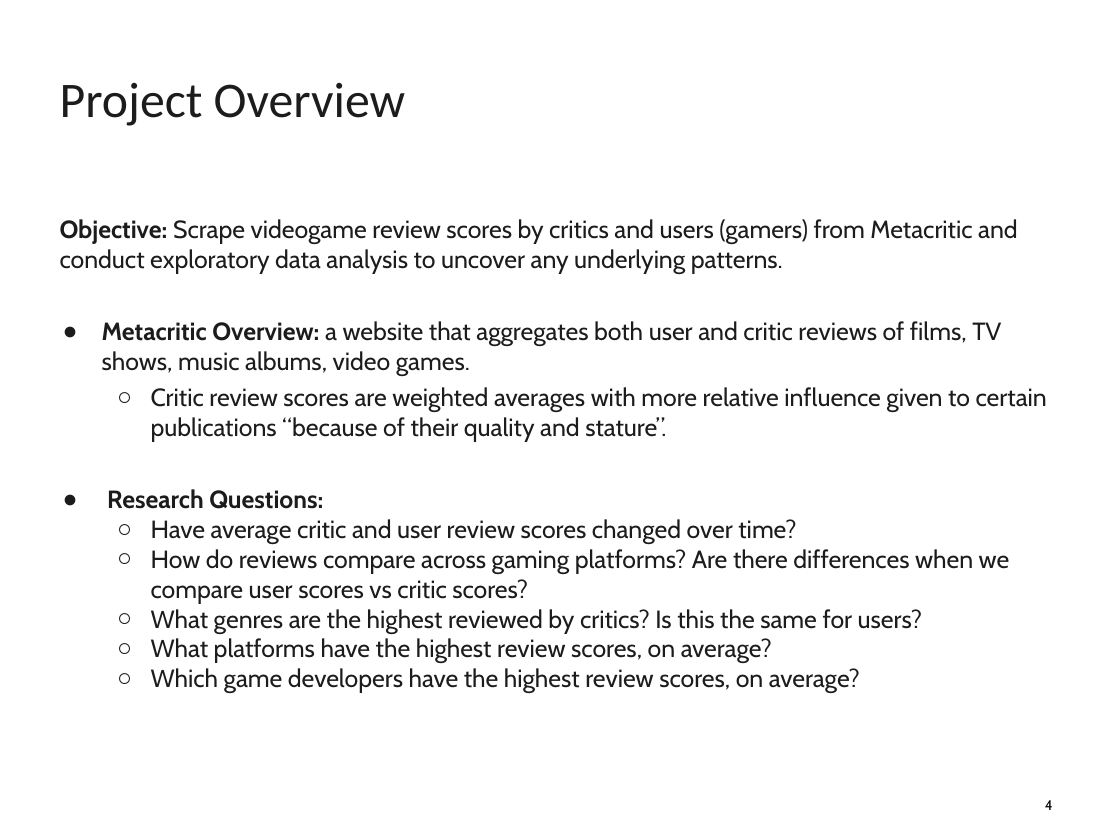
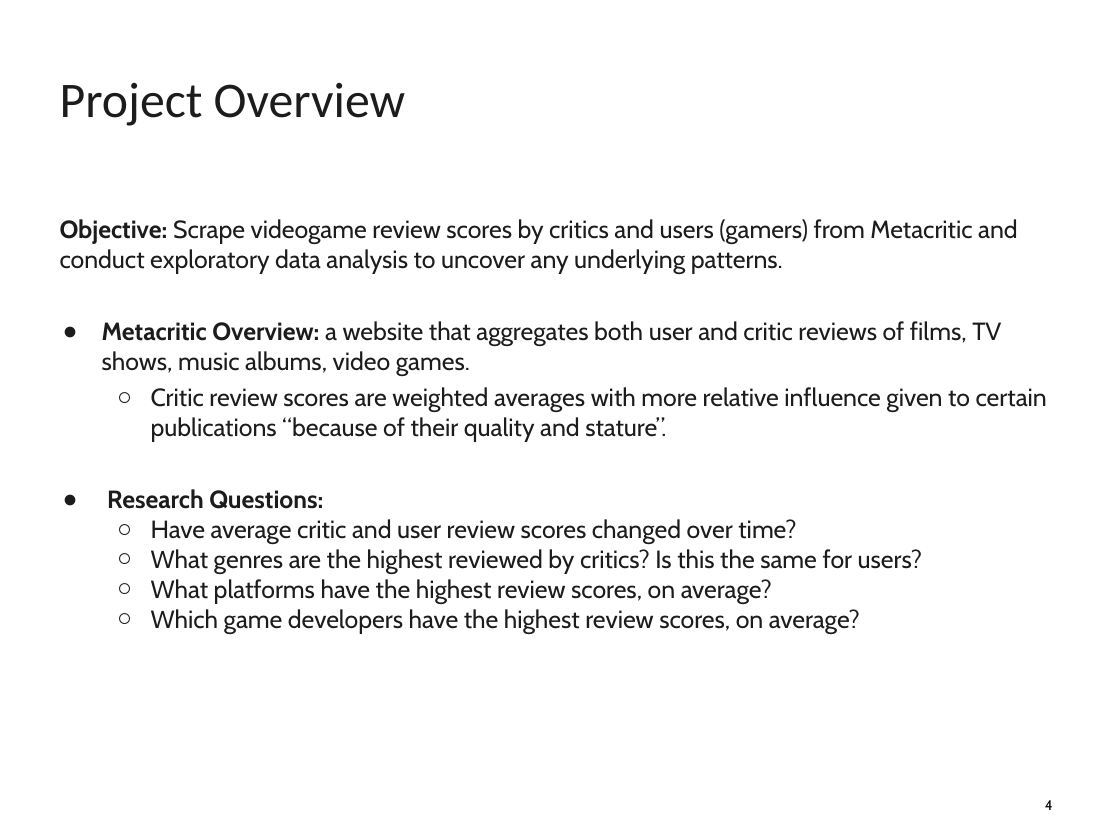
Before and after one commit to osirjeremy/metacritic_videogameReviews_scraping, a slide deck: slide 4 of 2021.10_Metacritic Videogame Reviews Analysis_JeremyOsir_NYCDSA.pptx. Drawn at 1120x840 pixels with LibreOffice and Linux fonts; fonts in the diff are those of the drawing; background and template pictures are left out. Boxes give left, top, right and bottom in pixels: in the first picture for what was removed or moved away, otherwise in the second. Text is boxed around its words. In the diff, an @@ line names an element or a change of style, - is before the commit and + after.

```diff
--- a/2021.10_Metacritic Videogame Reviews Analysis_JeremyOsir_NYCDSA.pptx
+++ b/2021.10_Metacritic Videogame Reviews Analysis_JeremyOsir_NYCDSA.pptx
@@ text at (151,549,1010,603): paragraph removed @@
-  ○ How do reviews compare across gaming platforms? Are there differences when we compare user scores vs critic scores?
```
Also in this commit, not shown: 3 other slides changed, 1 slide added, 1 other file.
